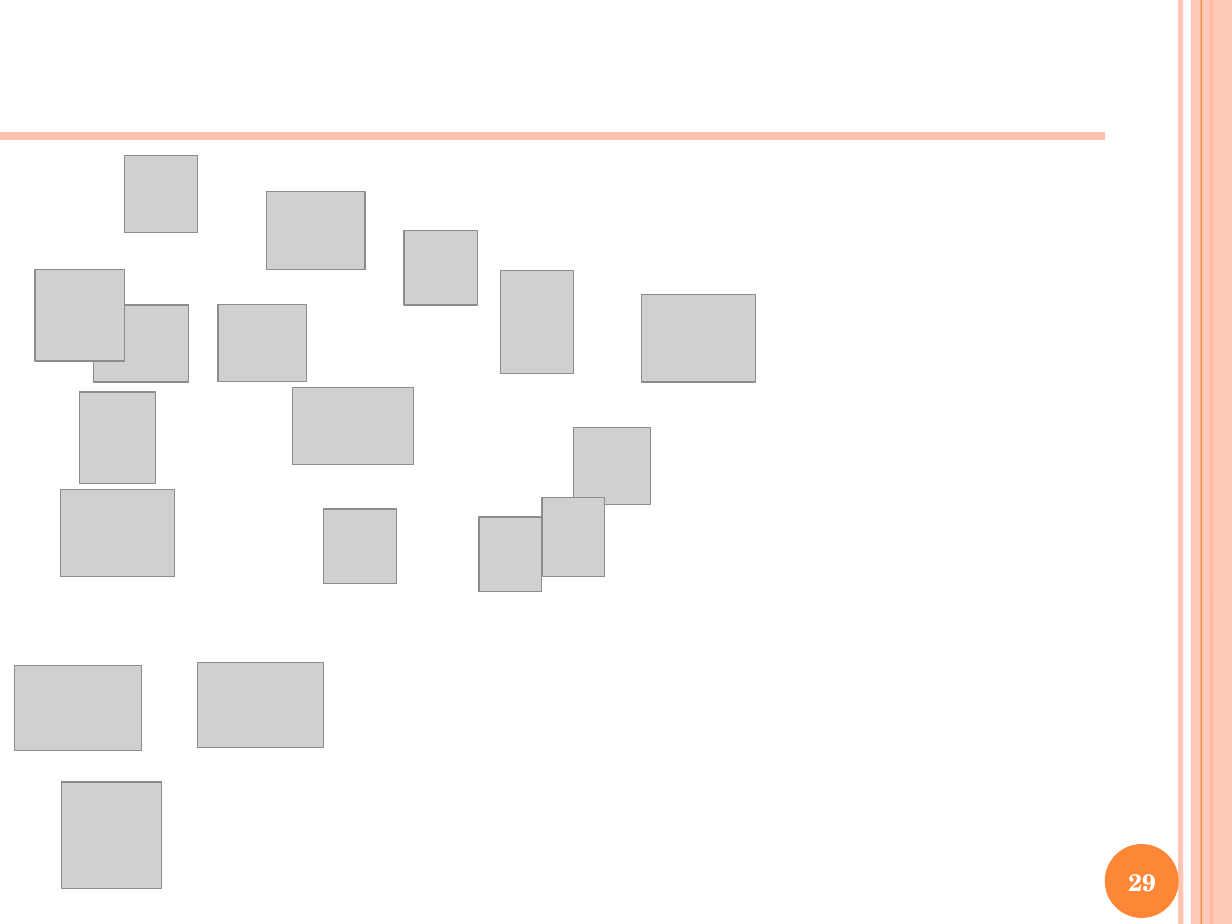
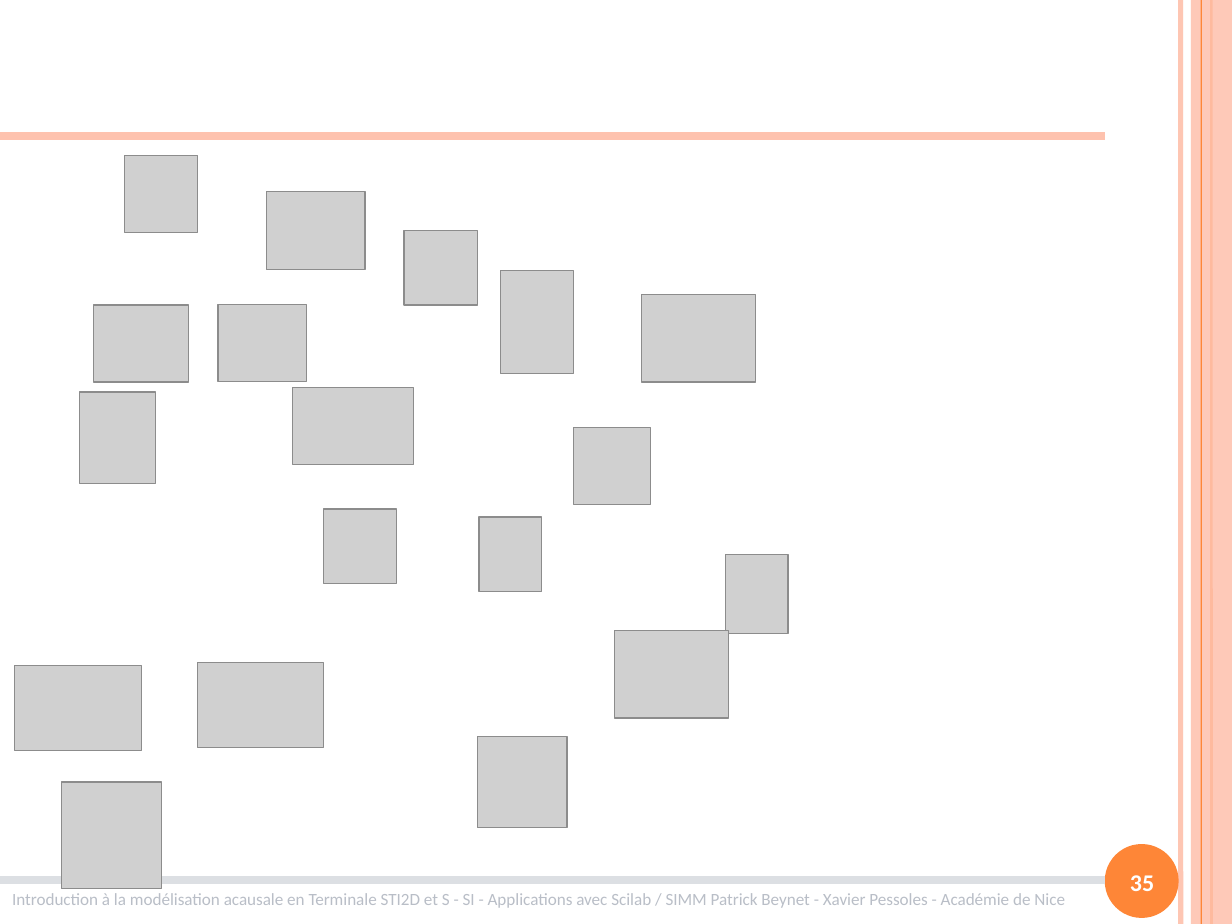
Before and after one commit to xpessoles/Formations, a slide deck: slide 35 of ModelisationMultiphysique/ModelisationMultiphysique.pptx (slide 29 before the commit). Drawn at 1232x924 pixels with LibreOffice and Linux fonts; fonts in the diff are those of the drawing; grey boxes stand for pictures. Boxes give left, top, right and bottom in pixels: in the first picture for what was removed or moved away, otherwise in the second. Text is boxed around its words. In the diff, an @@ line names an element or a change of style, - is before the commit and + after.

```diff
--- a/ModelisationMultiphysique/ModelisationMultiphysique.pptx
+++ b/ModelisationMultiphysique/ModelisationMultiphysique.pptx
@@ picture: place and size @@
-picture at <box>542,498,605,578</box>
+picture at <box>726,554,788,634</box>
@@ picture: place and size @@
-picture at <box>60,489,175,577</box>
+picture at <box>615,631,729,718</box>
@@ picture: place and size @@
-picture at <box>34,270,124,361</box>
+picture at <box>477,737,567,828</box>
@@ line added from (0, 880) to (1105, 880), #DCDFE3 4.5 pt @@
@@ text added at <box>12,893,1065,908</box>, 10 pt, text #B9BEC7 @@
+Introduction à la modélisation acausale en Terminale STI2D et S - SI - Applications avec Scilab / SIMM Patrick Beynet - Xavier Pessoles - Académie de Nice
@@ page number at <box>1130,875,1154,891</box>: text changed; font TeX Gyre Schola to Calibri @@
-29
+35
```
Also in this commit, not shown: 21 other slides changed, 13 slides added, 7 slides removed.
